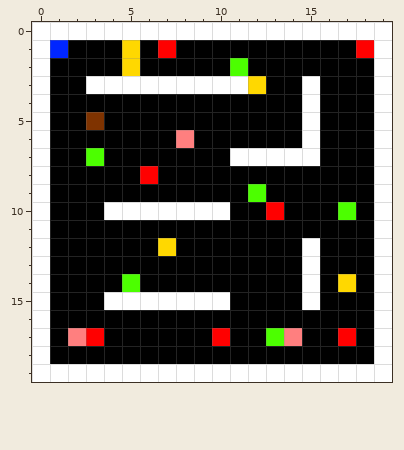
Edited in one commit: pixel-art sprite (res/level1.png). The first picture shows the starting point.
The file is 20x20 pixels.
After the commit:
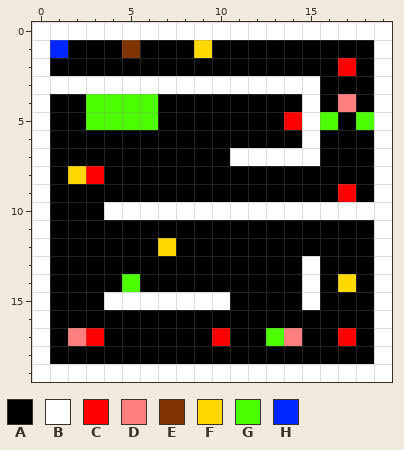
Palette (. is transparent): A #000000  B #ffffff  C #ff0000  D #ff7f7f  E #7f3300  F #ffd800  G #4cff00  H #0026ff
Diff:
y 1: x 5 F -> E; x 7 C -> A; x 9 A -> F; x 18 C -> A
y 2: x 5 F -> A; x 11 G -> A; x 17 A -> C
y 3: x 1..2 AA -> BB; x 12..14 FAA -> BBB
y 4: x 3..6 AAAA -> GGGG; x 17 A -> D
y 5: x 3..6 EAAA -> GGGG; x 14 A -> C; x 16 A -> G; x 18 A -> G
y 6: x 8 D -> A
y 7: x 3 G -> A
y 8: x 2..3 AA -> FC; x 6 C -> A
y 9: x 12 G -> A; x 17 A -> C
y 10: x 11..18 AACAAAGA -> BBBBBBBB
y 12: x 15 B -> A
Boxes around the changes in both pictures, in picture pixels (x1, y1, x2, y2):
changed: (50, 40, 374, 256)
